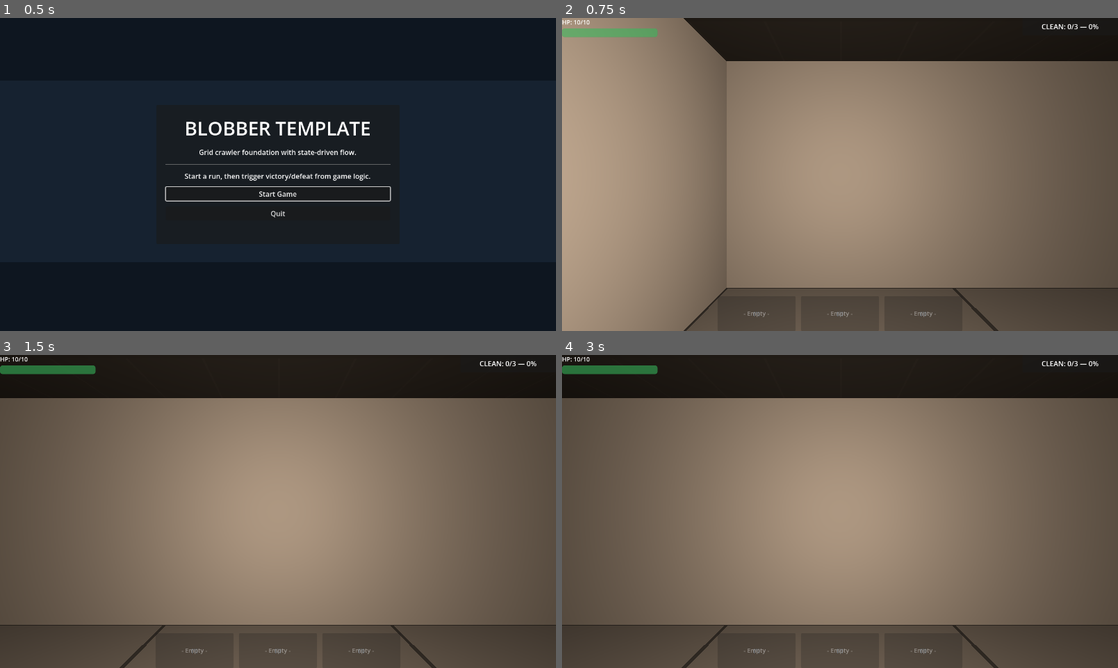
Above: before the commit, frames 1-4 (two rows, left to right).
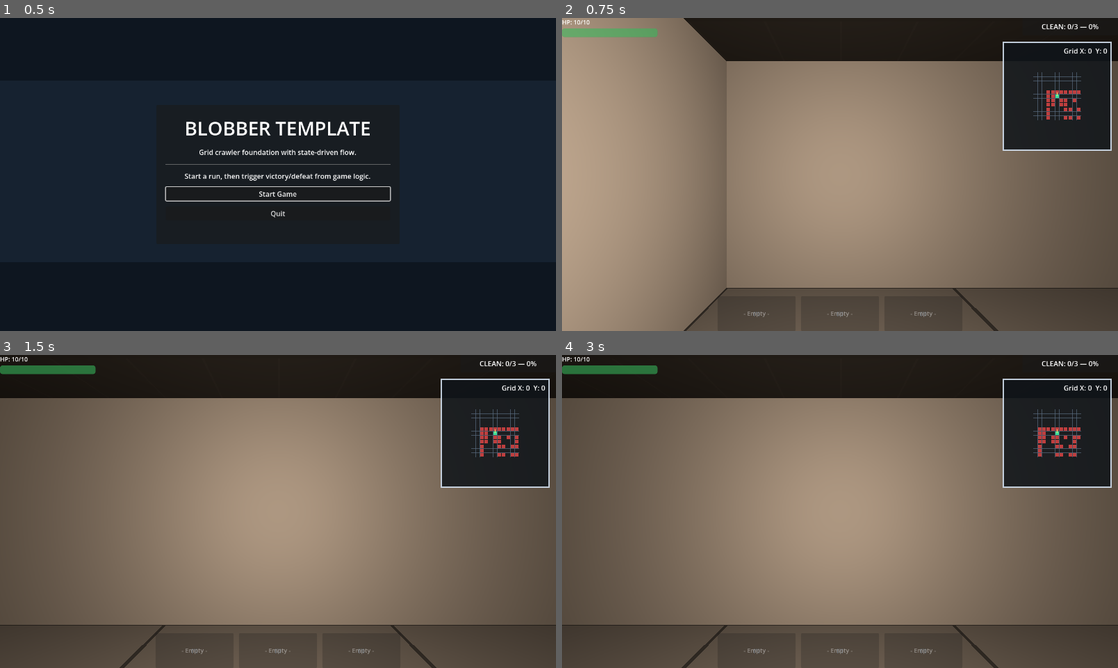
Above: after the commit, the same moments.

Repository: adamico/blobber-godot
Game: Godot game, scene res://scenes/title/title_screen.tscn
The game is run twice, just before and just after one commit, with the same random seed, the same clock (stepped at 60 frames per second) and the same inputs.
Inputs (mouse positions are in pixels of both pictures, inside the frame that each line leads up to):
- Up to frame 1 (0.5 s): no input
- Up to frame 2 (0.75 s): click "Start Game" at 0.5 s
- Up to frame 3 (1.5 s): tap Enter (ui_accept) at 1.25 s; move the mouse to (400, 495) at 1.27 s; hold D (move_right) from 1.28 s (still down); tap 1 (use_slot_1) at 1.35 s; click (400, 495) at 1.42 s
- Up to frame 4 (3 s): tap Enter (ui_accept) at 1.52, 2, 2.75 s; tap 2 (use_slot_2) at 1.55 s; release D (move_right) at 2 s; drag from (728, 527) to (812, 574) at 2.02 s; move the mouse to (895, 442) at 2.77 s; hold D (move_right) from 2.78 s (still down); tap 3 (use_slot_3) at 2.85 s

Frame 1 is identical in both runs. In frame 2, 5.8% of the frame differs, in the area x 79-99%, y 7-43%; in frame 3, 5.8%; in frame 4, 5.8%.

Commit message:
feat: implement manual item pickup and dropping mechanics with debris spawning on hazard clearance

Diff:
--- a/components/world_pickup.gd
+++ b/components/world_pickup.gd
@@ -7,8 +7,12 @@
 @export var item_data: ItemData
 @export var world_y: float = 0.0
 
+var blocks_movement: bool = false
+
 
 func _ready() -> void:
+	if item_data != null and item_data.item_type == ItemData.ItemType.DEBRIS:
+		blocks_movement = true
 	add_to_group(&"world_pickups")
 	_sync_world_position()
 
--- a/models/grid/grid_occupancy_map.gd
+++ b/models/grid/grid_occupancy_map.gd
@@ -1,7 +1,7 @@
 class_name GridOccupancyMap
 extends RefCounted
 
-var _blocked: Dictionary  # Vector2i -> true
+var _blocked: Dictionary # Vector2i -> true
 
 
 static func from_grid_map(gm: GridMap, wall_layer: int = 0) -> GridOccupancyMap:
@@ -16,6 +16,10 @@
 	return not _blocked.has(cell)
 
 
+func get_blocked_count() -> int:
+	return _blocked.size()
+
+
 func set_blocked(cell: Vector2i, blocked: bool) -> void:
 	if blocked:
 		_blocked[cell] = true
--- a/models/input/grid_command.gd
+++ b/models/input/grid_command.gd
@@ -11,5 +11,9 @@
     USE_SLOT_1,
     USE_SLOT_2,
     USE_SLOT_3,
+    PICKUP,
+    DROP_SLOT_1,
+    DROP_SLOT_2,
+    DROP_SLOT_3,
     PASS_TURN,
 }
--- a/models/item_data.gd
+++ b/models/item_data.gd
@@ -4,6 +4,7 @@
 enum ItemType {
 	CONSUMABLE,
 	TOOL,
+	DEBRIS,
 }
 
 @export var item_name: String = ""
--- a/project.godot
+++ b/project.godot
@@ -82,6 +82,23 @@
 "events": [Object(InputEventKey,"resource_local_to_scene":false,"resource_name":"","device":-1,"window_id":0,"alt_press …(191 unchanged characters)…
 ]
 }
+pickup={
+"deadzone": 0.2,
+"events": [Object(InputEventKey,"resource_local_to_scene":false,"resource_name":"","device":-1,"window_id":0,"alt_pressed":false,"shift_pressed":false,"ctrl_pressed":false,"meta_pressed":false,"pressed":false,"keycode":0,"physical_keycode":32,"key_label":0,"unicode":32,"location":0,"echo":false,"script":null)
+]
+}
+drop_slot_1={
+"deadzone": 0.2,
+"events": []
+}
+drop_slot_2={
+"deadzone": 0.2,
+"events": []
+}
+drop_slot_3={
+"deadzone": 0.2,
+"events": []
+}
 
 [layer_names]
 
--- /dev/null
+++ b/resources/items/debris_base.tres
@@ -0,0 +1,13 @@
+[gd_resource type="Resource" script_class="ItemData" load_steps=2 format=3]
+
+[ext_resource type="Script" path="res://models/item_data.gd" id="1_mxxb9"]
+
+[resource]
+script = ExtResource("1_mxxb9")
+item_name = "Debris"
+description = "Inert waste. Blocks movement. Dispose at chute."
+item_type = 2
+tool_class = 2
+use_range = 1
+is_reusable = false
+stat_effect = {}
--- a/scenes/player/player.gd
+++ b/scenes/player/player.gd
@@ -22,8 +22,33 @@
 	if inventory == null:
 		inventory = Inventory.new()
 	_sync_camera_height()
+	_ensure_input_mappings()
 	movement_controller.action_started.connect(_on_action_started)
 	movement_controller.movement_outcome.connect(_on_movement_outcome)
+
+
+func _ensure_input_mappings() -> void:
+	# Programmatically map Shift + Physical (1, 2, 3) to drop_slot actions.
+	# Ensures functionality across keyboard layouts (Azerty/Qwerty/etc).
+	for i in range(1, 4):
+		var action := &"drop_slot_%d" % i
+		if not InputMap.has_action(action):
+			InputMap.add_action(action)
+
+		if InputMap.action_get_events(action).is_empty():
+			var ev := InputEventKey.new()
+			ev.physical_keycode = (int(KEY_1) + (i - 1)) as Key
+			ev.shift_pressed = true
+			InputMap.action_add_event(action, ev)
+
+	# Ensure pickup is also mapped to space if not set
+	if not InputMap.has_action(&"pickup"):
+		InputMap.add_action(&"pickup")
+
+	if InputMap.action_get_events(&"pickup").is_empty():
+		var ev := InputEventKey.new()
+		ev.physical_keycode = KEY_SPACE
+		InputMap.action_add_event(&"pickup", ev)
 
 
 func add_item(item) -> bool:
@@ -66,6 +91,18 @@
 			return true
 		&"use_slot_3":
 			turn_action_performed.emit(GridCommand.Type.USE_SLOT_3)
+			return true
+		&"pickup":
+			turn_action_performed.emit(GridCommand.Type.PICKUP)
+			return true
+		&"drop_slot_1":
+			turn_action_performed.emit(GridCommand.Type.DROP_SLOT_1)
+			return true
+		&"drop_slot_2":
+			turn_action_performed.emit(GridCommand.Type.DROP_SLOT_2)
+			return true
+		&"drop_slot_3":
+			turn_action_performed.emit(GridCommand.Type.DROP_SLOT_3)
 			return true
 
 	var cmd: int = _command_for_action(action)
@@ -189,19 +226,23 @@
 
 func _find_pressed_action(event: InputEvent) -> StringName:
 	var actions: Array[StringName] = [
+		&"drop_slot_1",
+		&"drop_slot_2",
+		&"drop_slot_3",
+		&"use_slot_1",
+		&"use_slot_2",
+		&"use_slot_3",
 		&"move_forward",
 		&"move_back",
 		&"move_left",
 		&"move_right",
 		&"turn_left",
 		&"turn_right",
-		&"use_slot_1",
-		&"use_slot_2",
-		&"use_slot_3",
+		&"pickup",
 	]
 
 	for action in actions:
-		if event.is_action_pressed(action):
+		if event.is_action_pressed(action, false, true):
 			return action
 
 	return StringName()
--- a/scenes/world/main.gd
+++ b/scenes/world/main.gd
@@ -93,12 +93,11 @@
 	_add_world_environment()
 	apply_movement_preset(active_movement_preset)
 
-	_author_floor_1()
 	_wire_occupancy.call_deferred()
+	_wire_turn_manager.call_deferred()
+	_author_floor_1.call_deferred()
 	_wire_enemies.call_deferred()
-	_wire_turn_manager.call_deferred()
-	_apply_debug_panel_visibility()
-	_apply_minimap_overlay_visibility()
+	_initialize_floor.call_deferred()
 	_refresh_minimap_overlay()
 	_add_huds.call_deferred()
 
@@ -129,14 +128,6 @@
 func close_active_overlay() -> void:
 	if _overlay_module != null:
 		_overlay_module.close_overlay()
-
-
-func _apply_debug_panel_visibility() -> void:
-	_ui_module.apply_debug_panel_visibility(show_debug_panel)
-
-
-func _apply_minimap_overlay_visibility() -> void:
-	_ui_module.apply_minimap_visibility(show_minimap_overlay)
 
 
 func _refresh_minimap_overlay(cell: Vector2i = Vector2i.ZERO) -> void:
@@ -253,8 +244,12 @@
 	return _encounter_module.get_enemies()
 
 
+func get_pickups() -> Array:
+	return get_tree().get_nodes_in_group(&"world_pickups")
+
+
 func _is_player_cell_passable(cell: Vector2i) -> bool:
-	return _grid_module.is_player_cell_passable(cell, get_enemies())
+	return _grid_module.is_player_cell_passable(cell, get_enemies(), get_pickups())
 
 
 func _add_huds() -> void:
@@ -298,9 +293,9 @@
 	valid_cells.shuffle()
 
 	if valid_cells.size() >= 6:
-		_spawn_pickup(valid_cells.pop_back(), mop_item)
-		_spawn_pickup(valid_cells.pop_back(), vac_item)
-		_spawn_pickup(valid_cells.pop_back(), sponge_item)
+		_turn_manager.spawn_pickup(valid_cells.pop_back(), mop_item)
+		_turn_manager.spawn_pickup(valid_cells.pop_back(), vac_item)
+		_turn_manager.spawn_pickup(valid_cells.pop_back(), sponge_item)
 
 		_spawn_hazard(valid_cells.pop_back(), RpsSystem.HazardClass.FLAMMABLE)
 		_spawn_hazard(valid_cells.pop_back(), RpsSystem.HazardClass.UNDEAD)
@@ -324,32 +319,6 @@
 	add_child(h)
 
 
-func _spawn_pickup(cell: Vector2i, item: ItemData) -> void:
-	var p = WorldPickup.new()
-	p.grid_cell = cell
-	p.item_data = item
-
-	var mesh = MeshInstance3D.new()
-	var box = BoxMesh.new()
-	box.size = Vector3(0.3, 0.3, 0.3)
-	mesh.mesh = box
-	mesh.position.y = 0.15
-
-	var mat = StandardMaterial3D.new()
-	mat.albedo_color = Color.YELLOW
-	mesh.set_surface_override_material(0, mat)
-
-	var lbl := Label3D.new()
-	lbl.text = item.item_name
-	lbl.billboard = BaseMaterial3D.BILLBOARD_ENABLED
-	lbl.pixel_size = 0.005
-	lbl.position = Vector3(0, 0.4, 0)
-	p.add_child(lbl)
-
-	p.add_child(mesh)
-	add_child(p)
-
-
 func _wire_occupancy() -> void:
 	var gm := get_node_or_null("GridMap") as GridMap
 	if gm == null:
@@ -376,7 +345,6 @@
 	_turn_manager.name = "TurnManager"
 	add_child(_turn_manager)
 	_turn_manager.configure(_player, _encounter_module, _grid_module, self)
-	_turn_manager.initialize_floor()
 
 	# Wire player signals to turn manager
 	if not _player.turn_action_performed.is_connected(_on_player_turn_action):
@@ -402,6 +370,14 @@
 			_turn_manager.process_slot_use(1)
 		GridCommand.Type.USE_SLOT_3:
 			_turn_manager.process_slot_use(2)
+		GridCommand.Type.PICKUP:
+			_turn_manager.process_player_pickup()
+		GridCommand.Type.DROP_SLOT_1:
+			_turn_manager.process_player_drop(0)
+		GridCommand.Type.DROP_SLOT_2:
+			_turn_manager.process_player_drop(1)
+		GridCommand.Type.DROP_SLOT_3:
+			_turn_manager.process_player_drop(2)
 		GridCommand.Type.TURN_LEFT, GridCommand.Type.TURN_RIGHT:
 			if _player != null and _player.grid_state != null:
 				_ui_module.refresh_minimap(_player.grid_state.cell, _grid_module.occupancy())
@@ -430,6 +406,11 @@
 		_check_exit_condition()
 
 
+func _initialize_floor() -> void:
+	if _turn_manager != null:
+		_turn_manager.initialize_floor()
+
+
 func _check_exit_condition() -> void:
 	if _player == null or _player.grid_state == null:
 		return
--- a/scenes/world/main.tscn
+++ b/scenes/world/main.tscn
@@ -56,10 +56,7 @@
 
 [node name="Main" type="Node3D" unique_id=1276884268]
 script = ExtResource("1_wbupf")
-occupancy_wall_layer = null
-auto_align_gridmap_visual = null
 show_debug_panel = true
-show_minimap_overlay = null
 preset_snap_config = ExtResource("2_713oj")
 preset_smooth_config = ExtResource("3_r3w6i")
 hp_hud_scene = ExtResource("4_ggkmy")
@@ -176,7 +173,6 @@
 mouse_filter = 2
 
 [node name="MinimapOverlay" type="Control" parent="OverlayLayer" unique_id=211122344]
-visible = false
 layout_mode = 3
 anchors_preset = 0
 offset_left = 1016.0
@@ -187,7 +183,6 @@
 script = ExtResource("5_1h5vq")
 
 [node name="GridCoordsLabel" type="Label" parent="OverlayLayer/MinimapOverlay" unique_id=211122343]
-visible = false
 layout_mode = 1
 anchors_preset = 10
 anchor_right = 1.0
--- a/scenes/world/modules/world_grid_module.gd
+++ b/scenes/world/modules/world_grid_module.gd
@@ -1,5 +1,5 @@
+class_name WorldGridModule
 extends Node
-class_name WorldGridModule
 
 var _occupancy: GridOccupancyMap
 
@@ -8,14 +8,19 @@
 	if auto_align:
 		_align_gridmap_to_player_grid(grid_map)
 	_occupancy = GridOccupancyMap.from_grid_map(grid_map, wall_layer)
-	print("[Occupancy] layer=%d wired %d blocked cells" % [wall_layer, _occupancy._blocked.size()])
+	print(
+		"[Occupancy] layer=%d wired %d blocked cells" % [
+			wall_layer,
+			_occupancy.get_blocked_count(),
+		],
+	)
 
 
 func occupancy() -> GridOccupancyMap:
 	return _occupancy
 
 
-func is_player_cell_passable(cell: Vector2i, enemies: Array) -> bool:
+func is_player_cell_passable(cell: Vector2i, enemies: Array, pickups: Array = []) -> bool:
 	if _occupancy != null and not _occupancy.is_passable(cell):
 		return false
 
@@ -26,6 +31,13 @@
 			continue
 		if enemy.grid_state.cell == cell:
 			return false
+
+	for pickup in pickups:
+		if pickup == null or not is_instance_valid(pickup):
+			continue
+		if "grid_cell" in pickup and "blocks_movement" in pickup:
+			if pickup.grid_cell == cell and pickup.blocks_movement:
+				return false
 
 	return true
 
--- a/scenes/world/modules/world_turn_manager.gd
+++ b/scenes/world/modules/world_turn_manager.gd
@@ -13,6 +13,8 @@
 var _encounter_module: WorldEncounterModule
 var _grid_module: WorldGridModule
 var _world_root: Node
+
+const DEBRIS_ITEM := preload("res://resources/items/debris_base.tres")
 
 var _total_hazards: int = 0
 var _cleared_hazards: int = 0
@@ -37,10 +39,10 @@
 	clean_status_changed.emit(_cleared_hazards, _total_hazards)
 
 
-func process_player_move(new_state: GridState) -> void:
+func process_player_move(_new_state: GridState) -> void:
 	## Called after player successfully moved/turned on the grid.
-	_collect_pickups(new_state.cell)
-	_check_contact_damage_from_tile(new_state.cell)
+	if _player != null and _player.grid_state != null:
+		_check_contact_damage_from_tile(_player.grid_state.cell)
 	_tick_enemies()
 	_check_contact_damage_from_enemies()
 	_post_turn_checks()
@@ -82,6 +84,88 @@
 	_check_contact_damage_from_enemies()
 	_post_turn_checks()
 	turn_completed.emit()
+
+
+func process_player_pickup() -> void:
+	## Manual pickup action (costs one turn).
+	if _player == null or _player.grid_state == null:
+		return
+	var facing_vec := GridDefinitions.facing_to_vec2i(_player.grid_state.facing)
+	var target_cell := _player.grid_state.cell + facing_vec
+	var picked_any := false
+
+	if _world_root != null:
+		for node in _world_root.get_tree().get_nodes_in_group(&"world_pickups"):
+			if node is WorldPickup and node.grid_cell == target_cell:
+				# Use existing collection logic but manually triggered
+				if _player.add_item(node.item_data):
+					node.collected.emit(node.item_data)
+					node.queue_free()
+					picked_any = true
+					break
+
+	if picked_any:
+		_tick_enemies()
+		_check_contact_damage_from_enemies()
+		_post_turn_checks()
+		turn_completed.emit()
+
+
+func process_player_drop(slot_index: int) -> void:
+	## Drop item from inventory (free action).
+	if _player == null or _player.inventory == null or _player.grid_state == null:
+		return
+
+	var item: ItemData = _player.inventory.get_item_at(slot_index)
+	if item == null:
+		return
+
+	var facing_vec := GridDefinitions.facing_to_vec2i(_player.grid_state.facing)
+	var target_cell := _player.grid_state.cell + facing_vec
+
+	# Logic: Can only drop into empty/passable tiles (not walls)
+	if _grid_module != null and _grid_module.occupancy() != null:
+		if not _grid_module.occupancy().is_passable(target_cell):
+			return
+
+	if _player.inventory.remove_at(slot_index):
+		spawn_pickup(target_cell, item)
+		# Free action: no turn tick, but emit completion for UI sync
+		turn_completed.emit()
+
+
+func spawn_pickup(cell: Vector2i, item: ItemData) -> void:
+	if _world_root == null:
+		return
+
+	var p := WorldPickup.new()
+	p.grid_cell = cell
+	p.item_data = item
+	p.name = "Pickup_%s_%d_%d" % [item.item_name.replace(" ", "_"), cell.x, cell.y]
+
+	# Add visual representation (placeholder until art pass)
+	var mesh := MeshInstance3D.new()
+	var box := BoxMesh.new()
+	box.size = Vector3(0.3, 0.3, 0.3)
+	mesh.mesh = box
+	mesh.position.y = 0.15
+
+	var mat := StandardMaterial3D.new()
+	if item.item_type == ItemData.ItemType.DEBRIS:
+		mat.albedo_color = Color.GRAY
+	else:
+		mat.albedo_color = Color.YELLOW
+	mesh.set_surface_override_material(0, mat)
+
+	var lbl := Label3D.new()
+	lbl.text = item.item_name
+	lbl.billboard = BaseMaterial3D.BILLBOARD_ENABLED
+	lbl.pixel_size = 0.005
+	lbl.position = Vector3(0, 0.4, 0)
+	p.add_child(lbl)
+	p.add_child(mesh)
+
+	_world_root.add_child(p)
 
 
 func get_clean_cleared() -> int:
@@ -215,6 +299,10 @@
 			node.hazard_cleared.connect(_on_hazard_cleared)
 
 
-func _on_hazard_cleared(_hazard: Hazard) -> void:
+func _on_hazard_cleared(hazard: Hazard) -> void:
 	_cleared_hazards += 1
 	clean_status_changed.emit(_cleared_hazards, _total_hazards)
+
+	# Spawn debris on cleared hazard cell
+	if hazard != null and hazard.grid_state != null:
+		spawn_pickup(hazard.grid_state.cell, DEBRIS_ITEM)
